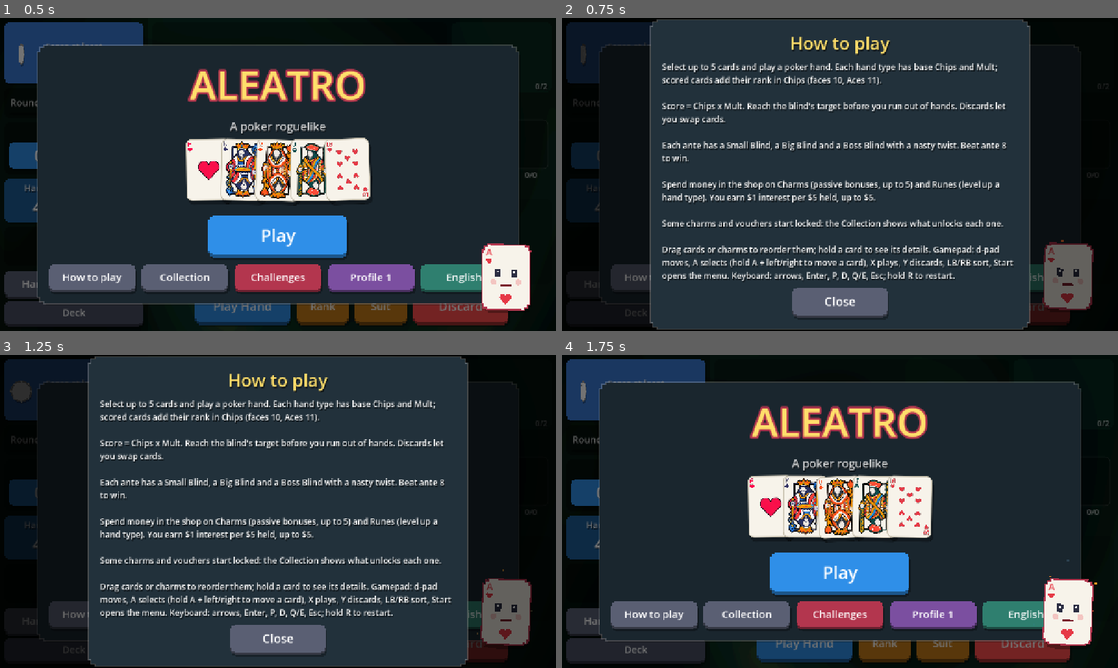
Above: before the commit, frames 1-4 (two rows, left to right).
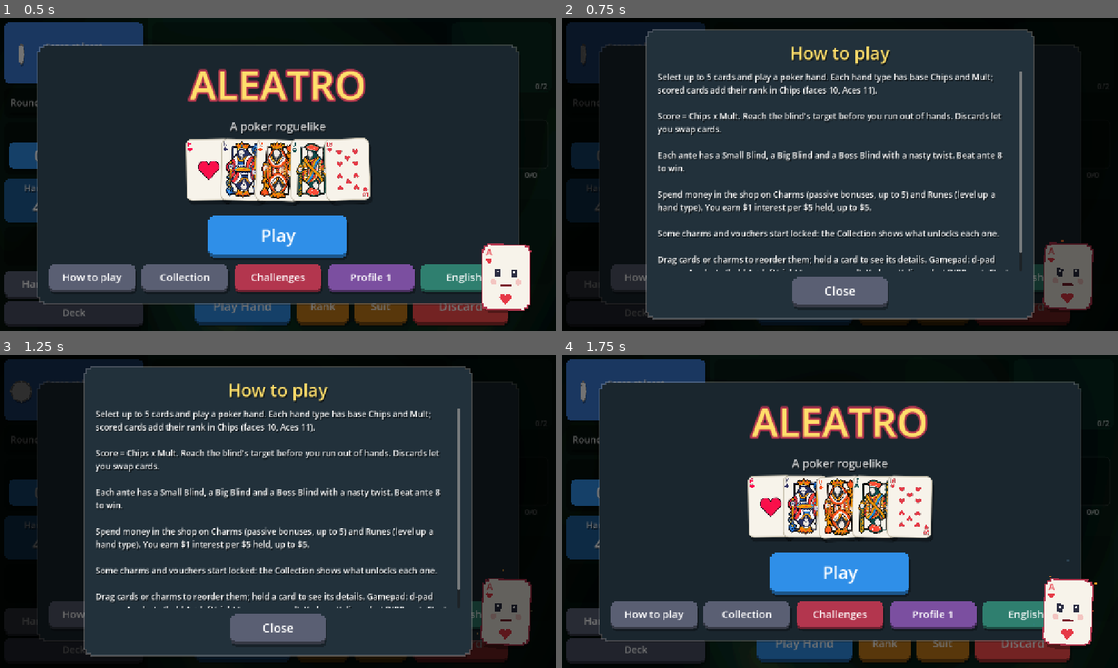
Above: after the commit, the same moments.

Repository: Yassineallach/schoolmaroc
Game: Godot game, scene res://scenes/main.tscn
Same seed, same stepped clock (60 frames per second), same inputs: the game is played once before the commit and once after it.
Inputs:
- Up to frame 1 (0.5 s): no input
- Up to frame 2 (0.75 s): click "How to play" at 0.5 s
- Up to frame 3 (1.25 s): no input
- Up to frame 4 (1.75 s): click "Play Hand" at 1.25 s

Frame 1 is identical in both runs. In frame 2, 22% of the frame differs, in the area x 15-85%, y 0-100%; in frame 3, 22%; in frame 4, nothing differs.

Commit message:
How to play: text scrolls inside the screen in every language
The help text kept its size at 19px or more and sits in a scroll area as
tall as the screen allows, so the Close button stays in view (it ran past
the bottom in English already, and further in Japanese, Korean, Italian
and Arabic).

Co-Authored-By: Claude Opus 5.5 <noreply@anthropic.com>
Claude-Session: https://claude.ai/code/session_01LZR5ftoCVRtdXjWmfvUKYt

Diff:
--- a/aleatro/scripts/main.gd
+++ b/aleatro/scripts/main.gd
@@ -911,13 +911,19 @@
 	t.custom_minimum_size = Vector2(820, 0)
 	t.add_theme_font_size_override("font_size", 23)
 	t.text = "Select up to 5 cards and play a poker hand. Each hand type has base Chips and Mult; scored cards add their r …(748 unchanged characters)…
-	# shrink to fit the screen (translations run longer than the English)
+	# shrink to fit the screen (translations run longer than the English),
+	# and scroll whatever still does not fit
+	var room := vh - 260.0
 	var font := t.get_theme_font("font")
 	var fs := 23
-	while fs > 14 and font.get_multiline_string_size(tr(t.text), HORIZONTAL_ALIGNMENT_LEFT, 820, fs).y > vh - 230:
+	while fs > 19 and font.get_multiline_string_size(tr(t.text), HORIZONTAL_ALIGNMENT_LEFT, 820, fs).y * 1.15 > room:
 		fs -= 1
 	t.add_theme_font_size_override("font_size", fs)
-	vb.add_child(t)
+	var scroll := ScrollContainer.new()
+	scroll.horizontal_scroll_mode = ScrollContainer.SCROLL_MODE_DISABLED
+	scroll.custom_minimum_size = Vector2(840, minf(room, font.get_multiline_string_size(tr(t.text), HORIZONTAL_ALIGNMENT_LEFT, 820, fs).y * 1.15 + 20))
+	scroll.add_child(t)
+	vb.add_child(scroll)
 	vb.add_child(_center(_button("Close", Color("5a5f73"), close_modal, Vector2(220, 70))))
 
 
